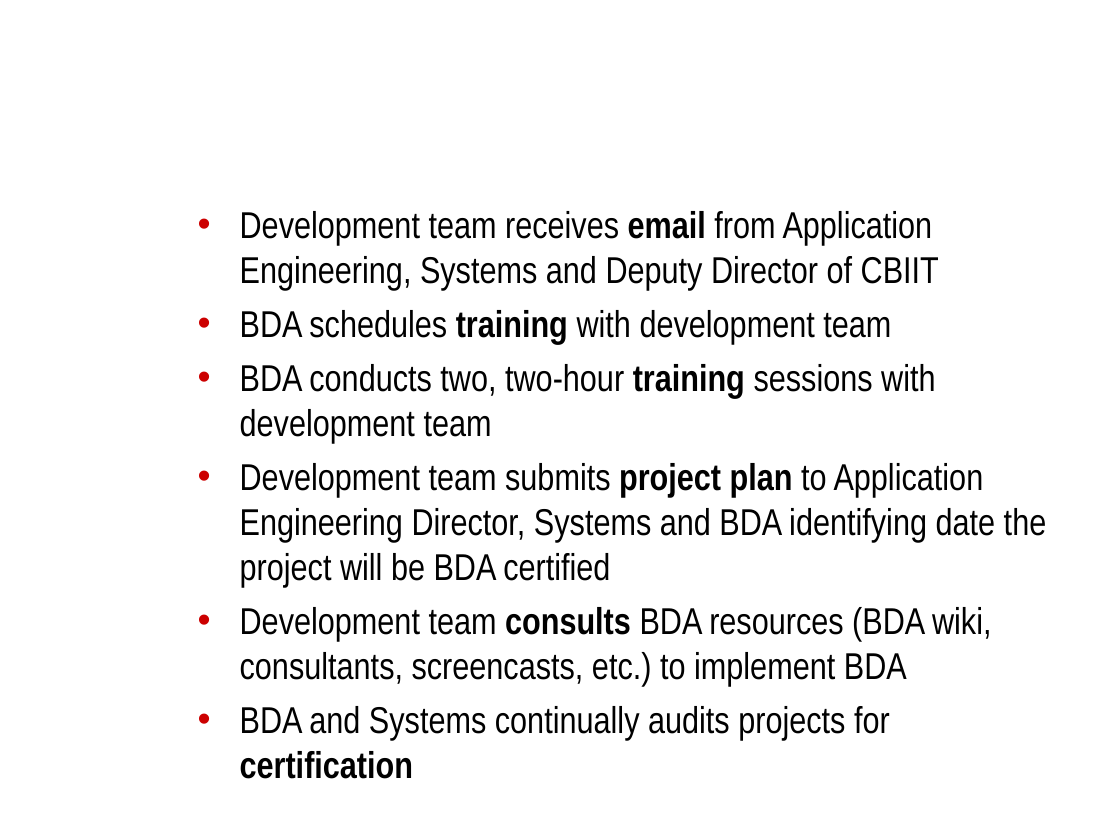
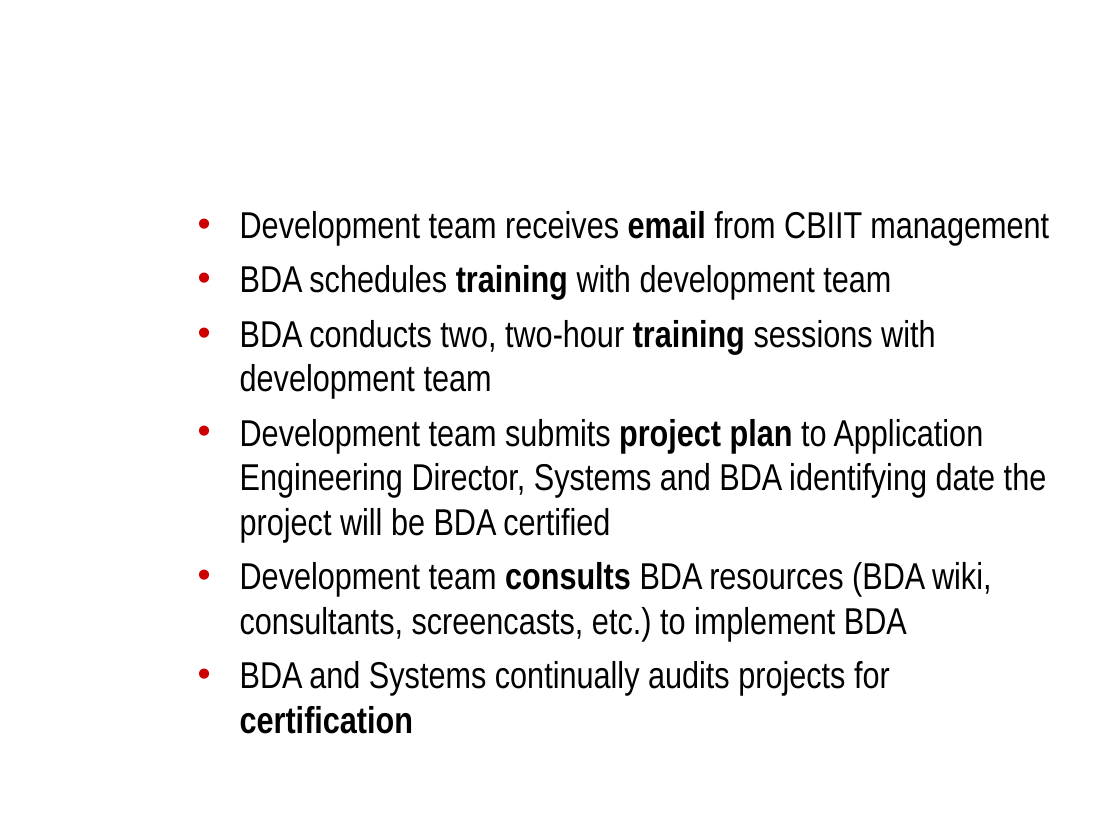
Before and after one commit to NCIP/automation, a slide deck: slide 6 of docs/roadmap/bda-rollout-121708.ppt (slide 5 before the commit). Drawn at 1120x840 pixels with LibreOffice and Linux fonts; fonts in the diff are those of the drawing; background and template pictures are left out. Boxes give left, top, right and bottom in pixels: in the first picture for what was removed or moved away, otherwise in the second. Text is boxed around its words. In the diff, an @@ line names an element or a change of style, - is before the commit and + after.

```diff
--- a/docs/roadmap/bda-rollout-121708.ppt
+++ b/docs/roadmap/bda-rollout-121708.ppt
@@ text at [240,211,1049,245]: text changed @@
-• Development team receives email from Application Engineering, Systems and Deputy Director of CBIIT
+• Development team receives email from CBIIT management
```
Also in this commit, not shown: 1 other slide changed, 1 slide added.
